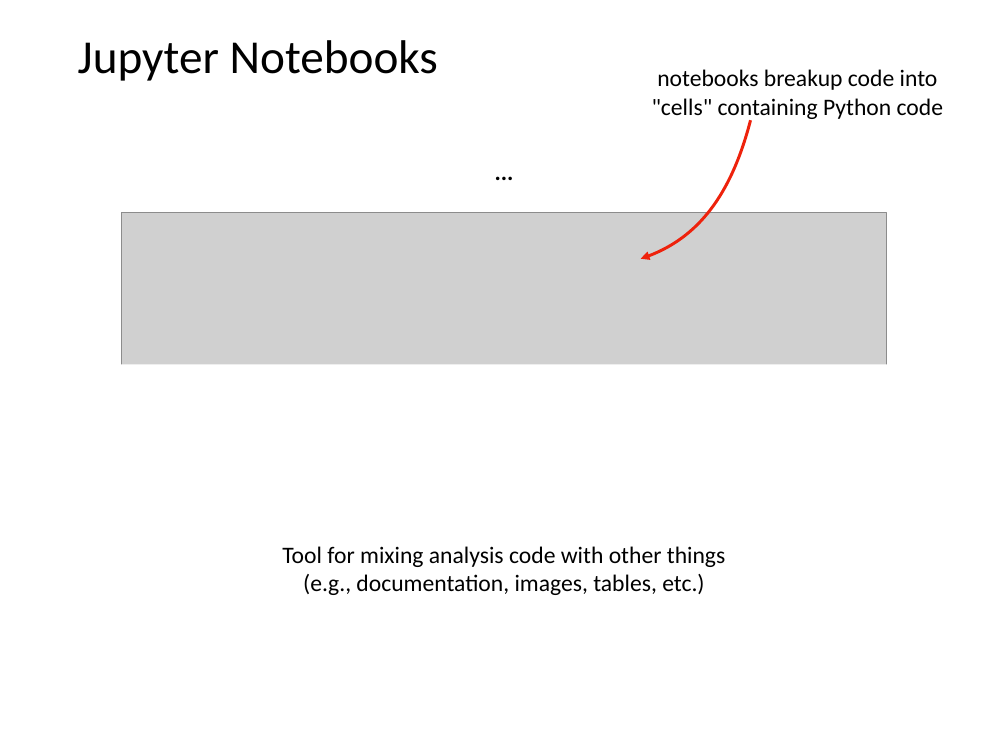
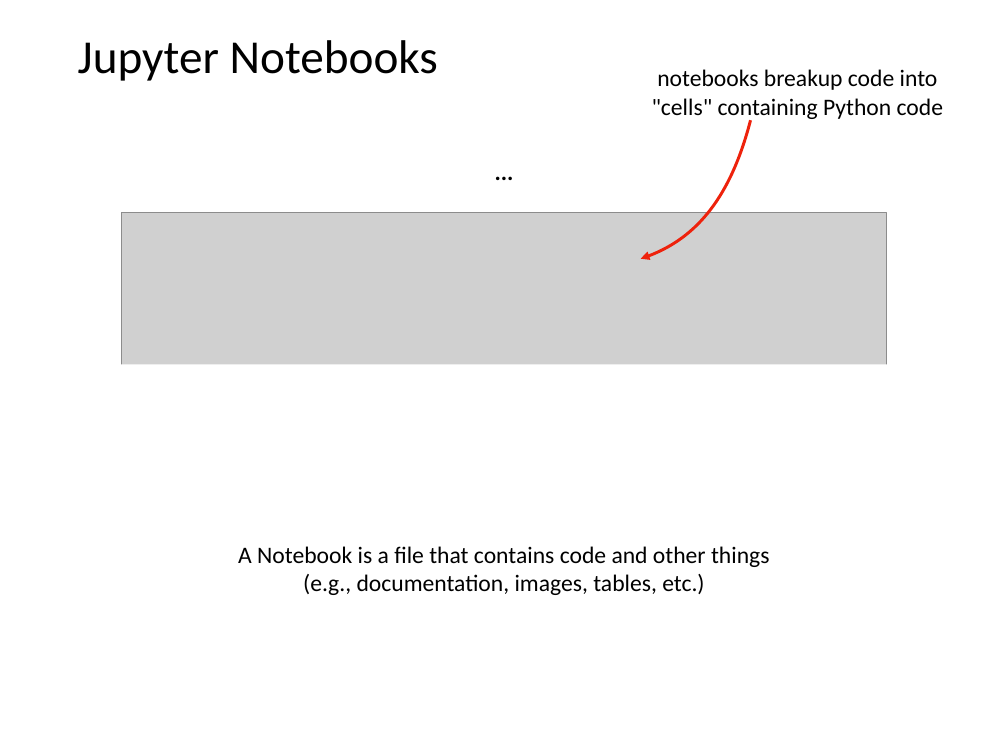
Before and after one commit to tylerharter/caraza-harter-com, a slide deck: slide 17 of tyler/meena/cs220/s22/materials/lecture_ppts/lec_03_S22.ppt. Drawn at 1008x756 pixels with LibreOffice and Linux fonts; fonts in the diff are those of the drawing; grey boxes stand for pictures. Boxes give left, top, right and bottom in pixels: in the first picture for what was removed or moved away, otherwise in the second. Text is boxed around its words. In the diff, an @@ line names an element or a change of style, - is before the commit and + after.

Commit message:
made small changes to slides 17, 18, 41

```diff
--- a/tyler/meena/cs220/s22/materials/lecture_ppts/lec_03_S22.ppt
+++ b/tyler/meena/cs220/s22/materials/lecture_ppts/lec_03_S22.ppt
@@ text "A Notebook is a file ...": place and size @@
-text "A Notebook is a file ..." at box(282, 546, 725, 595)
+text "A Notebook is a file ..." at box(238, 546, 769, 595)
@@ text at box(238, 546, 769, 567): text changed @@
-Tool for mixing analysis code with other things
+A Notebook is a file that contains code and other things
```
Also in this commit, not shown: 2 other slides changed.
